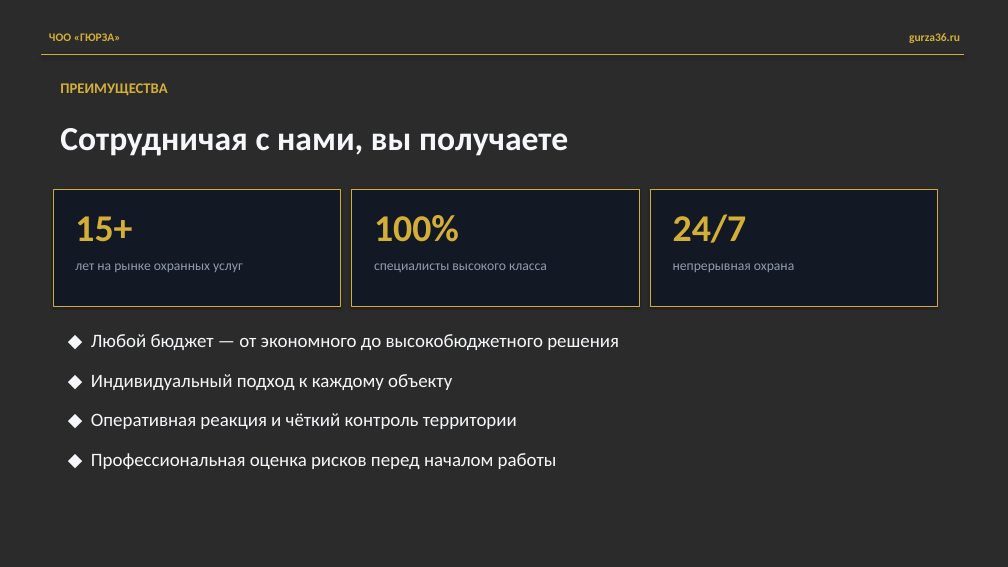
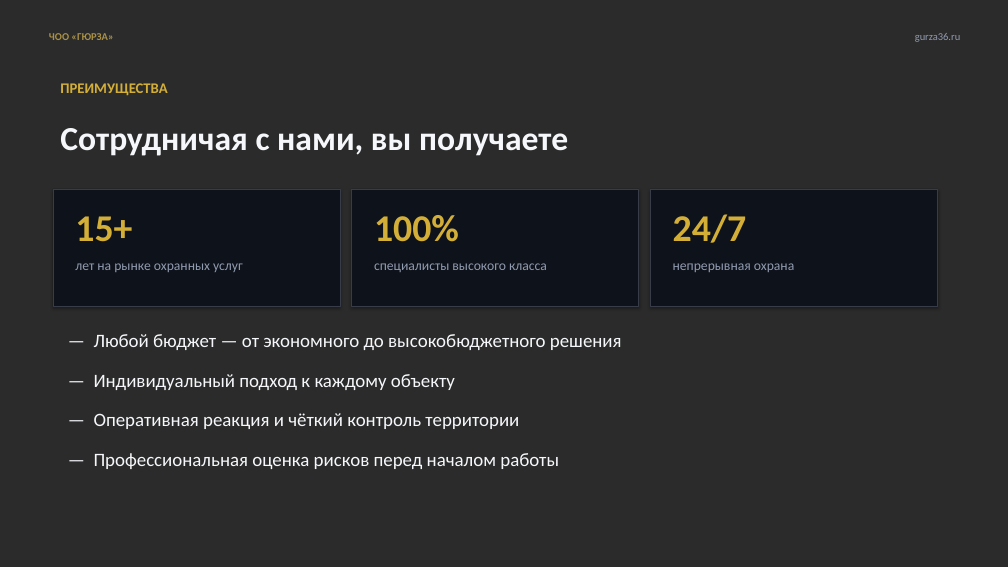
Before and after one commit to MatveyTORSHILOV/Gursa, a slide deck: slide 4 of presentation/gyurza-presentation.pptx (slide 7 before the commit). Drawn at 1008x567 pixels with LibreOffice and Linux fonts; fonts in the diff are those of the drawing; background and template pictures are left out; a plain dark background stands for a picture behind light text. Boxes give left, top, right and bottom in pixels: in the first picture for what was removed or moved away, otherwise in the second. Text is boxed around its words. In the diff, an @@ line names an element or a change of style, - is before the commit and + after.

```diff
--- a/presentation/gyurza-presentation.pptx
+++ b/presentation/gyurza-presentation.pptx
@@ text "ЧОО «ГЮРЗА»" at (49, 33, 113, 40): size 11 to 10 pt, text colour #D4AF37 to #AA9146 @@
@@ text "gurza36.ru" at (915, 33, 960, 42): size 11 to 10 pt, text colour #D4AF37 to #919BAF, bold off @@
@@ rectangle removed at (42, 54, 964, 54) @@
@@ fill #121824 to #0E121A; outline #D4AF37 0.5 pt to #373C48 0.75 pt in 3 elements at (53, 189, 340, 306), (352, 189, 639, 306), (650, 189, 938, 306) @@
@@ text at (94, 334, 622, 469): text changed @@
-◆ Любой бюджет — от экономного до высокобюджетного решения
-◆ Индивидуальный подход к каждому объекту
-◆ Оперативная реакция и чёткий контроль территории
-◆ Профессиональная оценка рисков перед началом работы
+— Любой бюджет — от экономного до высокобюджетного решения
+— Индивидуальный подход к каждому объекту
+— Оперативная реакция и чёткий контроль территории
+— Профессиональная оценка рисков перед началом работы
```
Also in this commit, not shown: 6 other slides changed, 3 slides removed, 4 other files.
